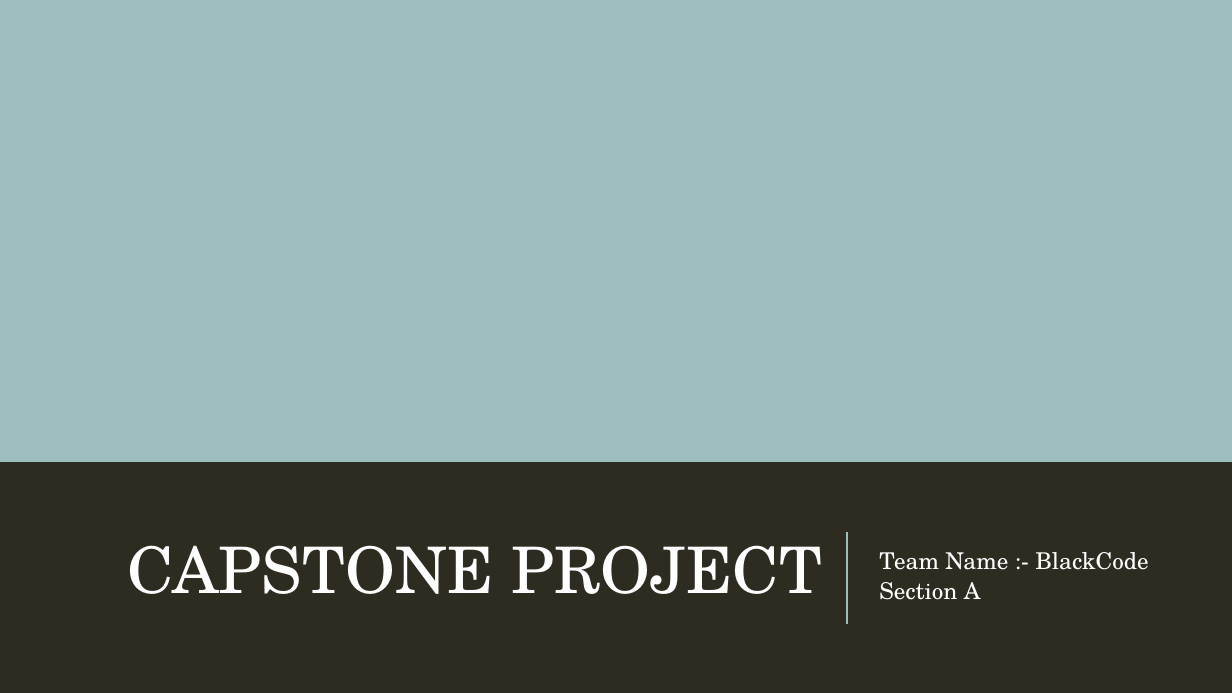
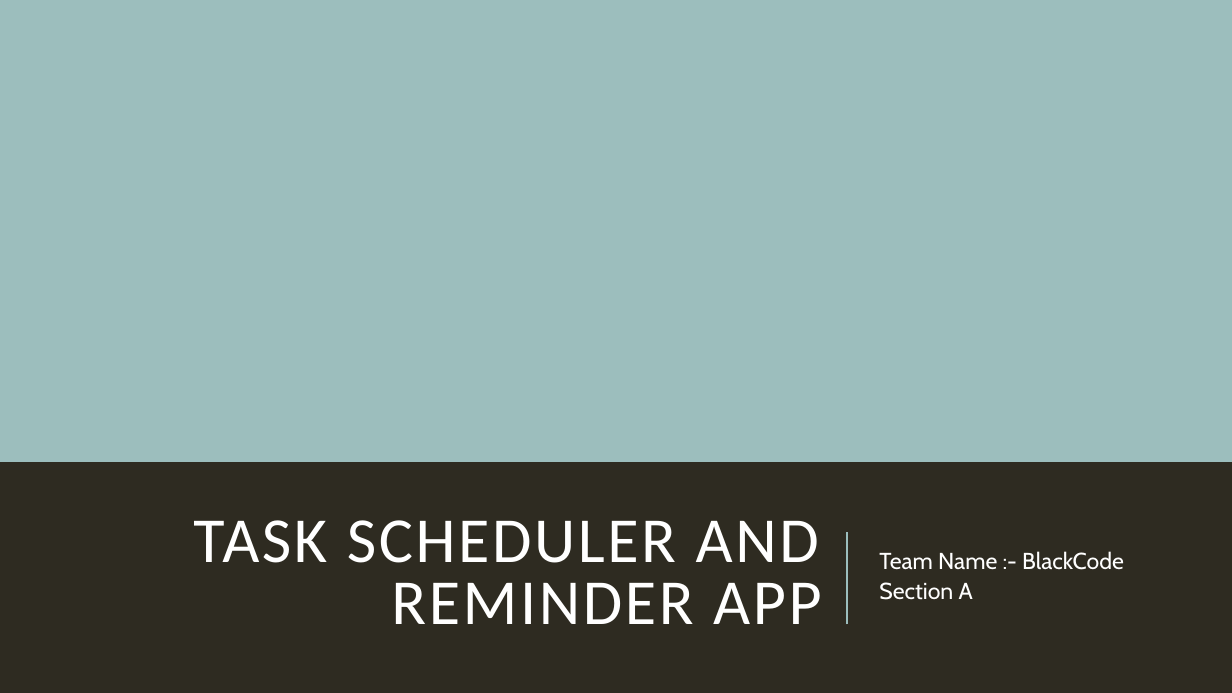
Before and after one commit to Yaksh1311/Capstone, a slide deck: slide 1 of Presentation.pptx. Drawn at 1232x693 pixels with LibreOffice and Linux fonts; fonts in the diff are those of the drawing. Boxes give left, top, right and bottom in pixels: in the first picture for what was removed or moved away, otherwise in the second. Text is boxed around its words. In the diff, an @@ line names an element or a change of style, - is before the commit and + after.

```diff
--- a/Presentation.pptx
+++ b/Presentation.pptx
@@ subtitle "Team Name :- BlackCode" at (879, 551, 1124, 600): font TeX Gyre Schola to Cabin, text colour #FEFEFE to #FFFFFF; more space between paragraphs @@
@@ title at (193, 520, 822, 624): text changed; font TeX Gyre Schola to Calibri; text colour #FEFEFE to #FFFFFF @@
-CAPSTONE PROJECT
+TASK SCHEDULER AND REMINDER APP
```
Also in this commit, not shown: 20 other slides changed, 4 other files.
